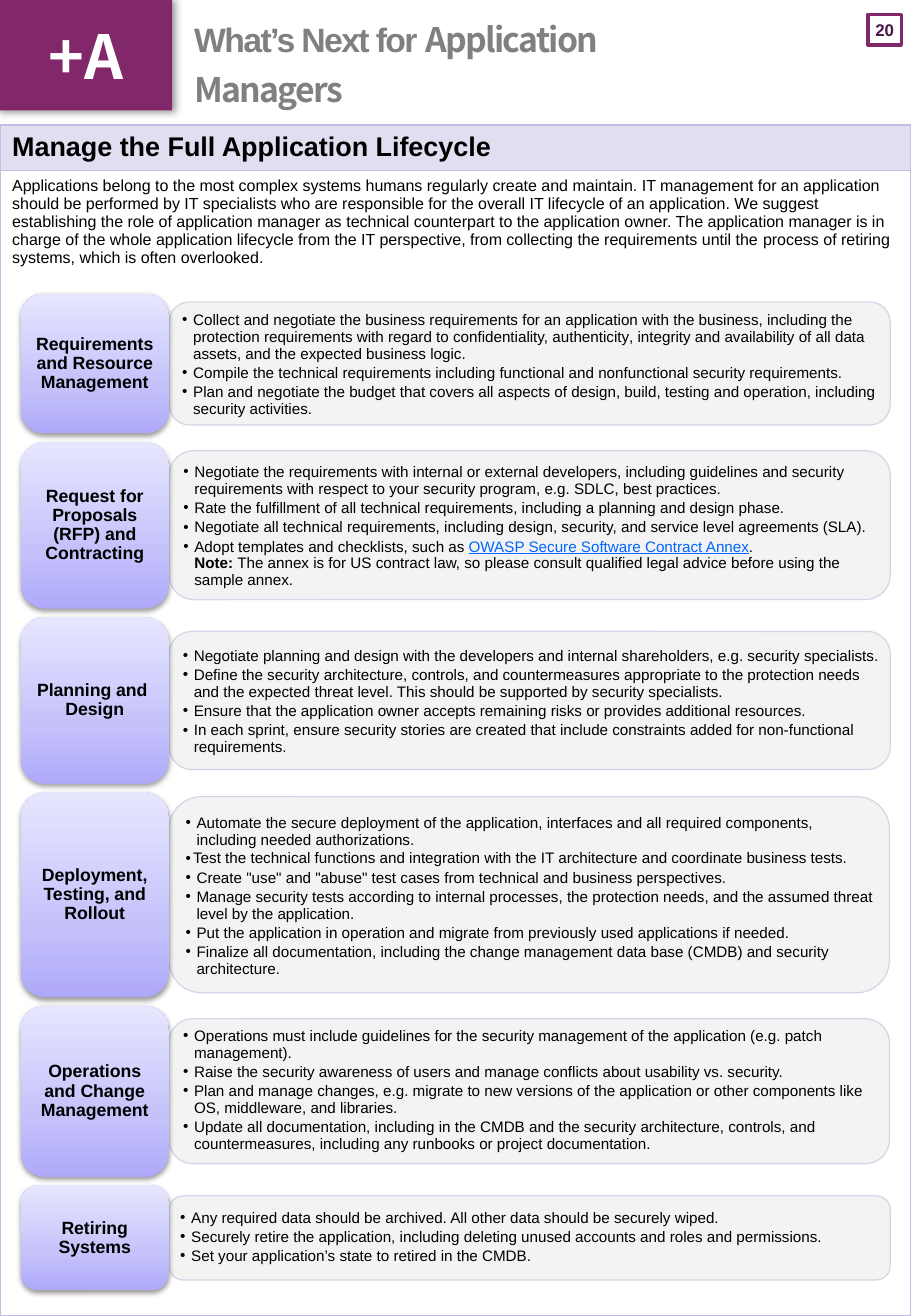
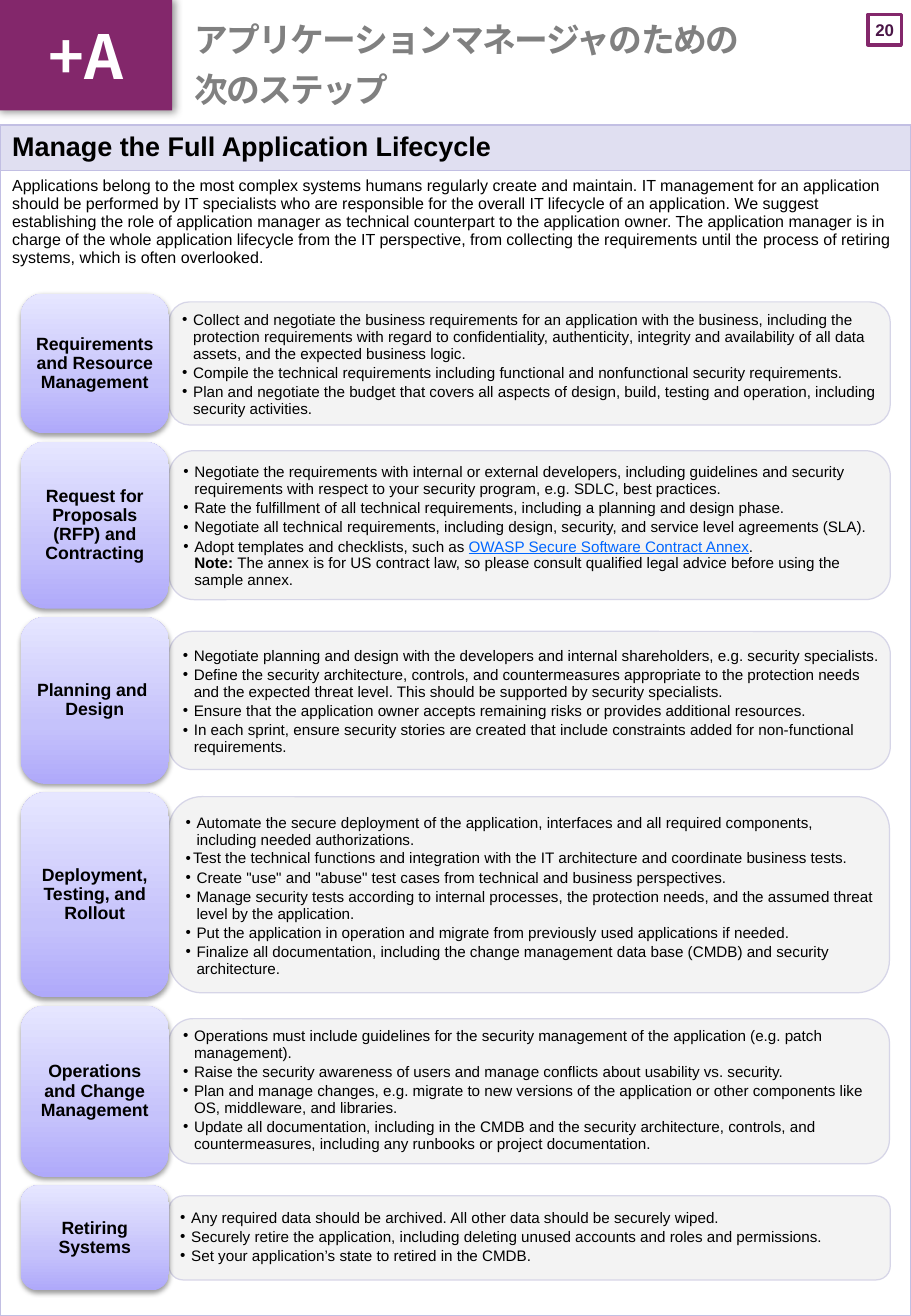
Before and after one commit to OWASP/Top10, a slide deck: slide 21 of 2017/ja/pptx_file/OWASP Top 10-2017_ja_DIN-A4.pptx. Drawn at 911x1316 pixels with LibreOffice and Linux fonts; fonts in the diff are those of the drawing. Boxes give left, top, right and bottom in pixels: in the first picture for what was removed or moved away, otherwise in the second. Text is boxed around its words. In the diff, an @@ line names an element or a change of style, - is before the commit and + after.

Commit message:
保存のためのコミット

```diff
--- a/2017/ja/pptx_file/OWASP Top 10-2017_ja_DIN-A4.pptx
+++ b/2017/ja/pptx_file/OWASP Top 10-2017_ja_DIN-A4.pptx
@@ title at (194,23,739,105): text changed @@
-What’s Next for Application
-Managers
+アプリケーションマネージャのための
+次のステップ
```
Also in this commit, not shown: 17 other slides changed.
